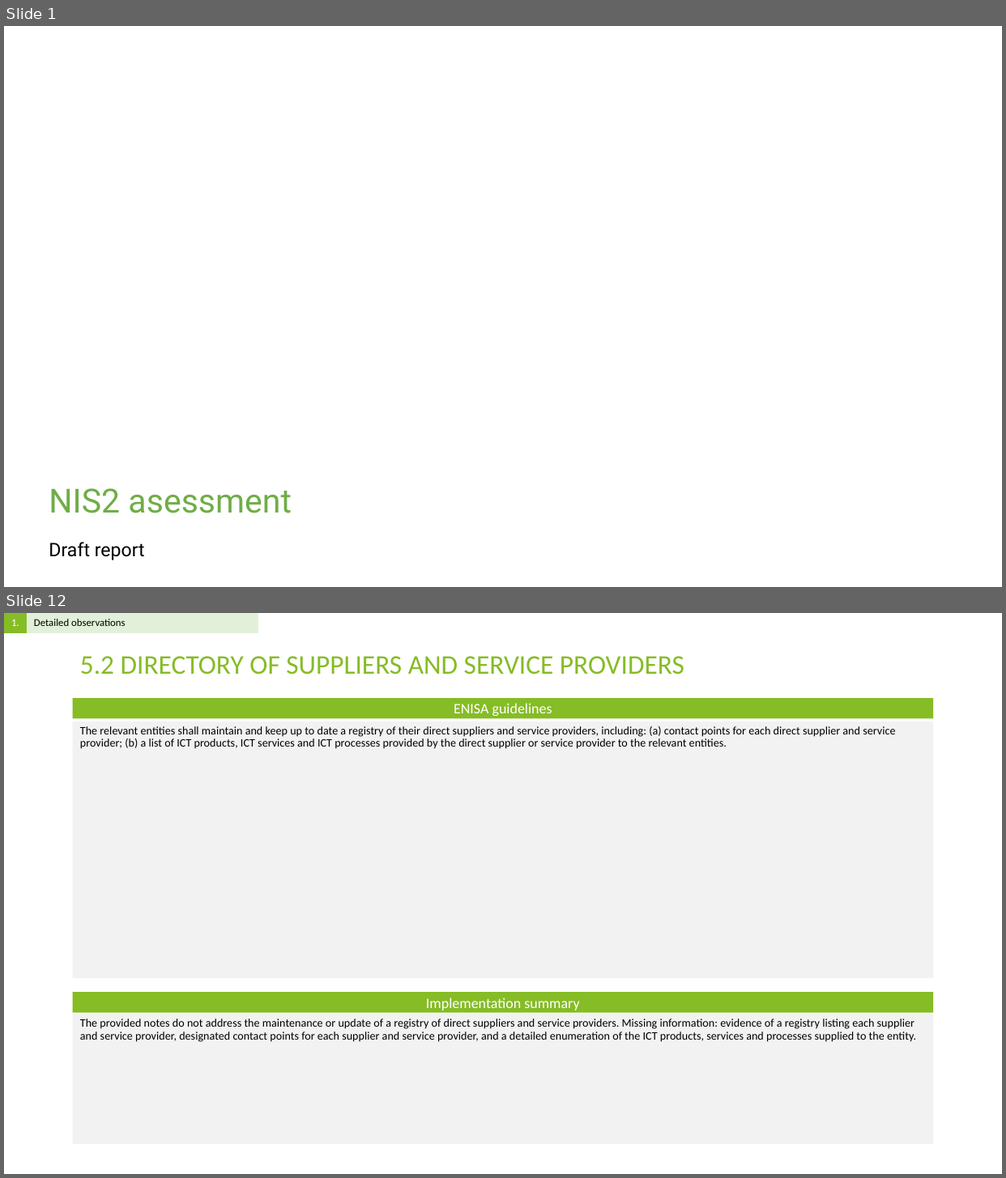
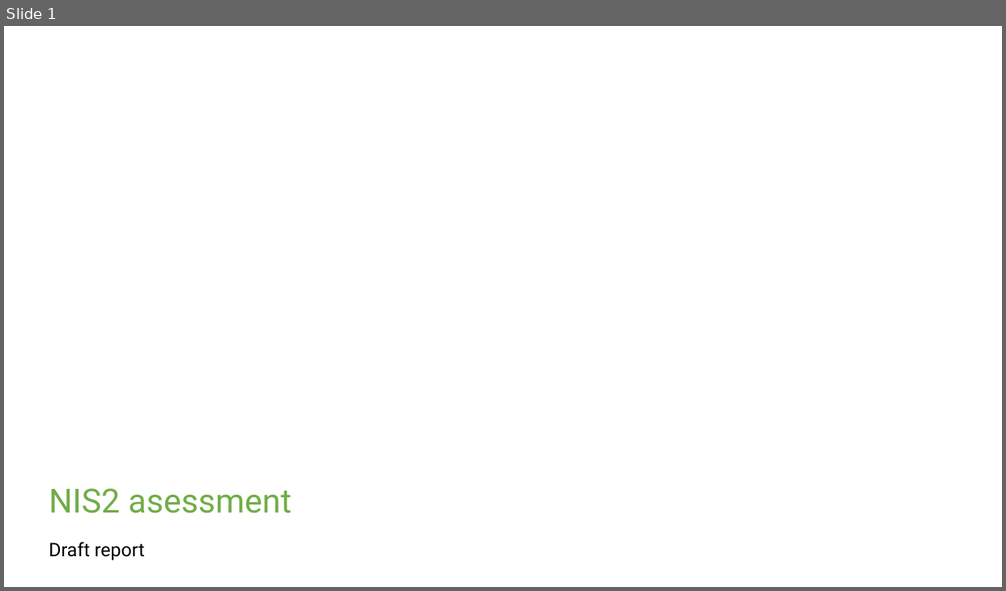
Before and after one commit to Rokas01/tprm, a slide deck: filename.pptx. Shown one above the other, each under a label of ours: slides 1 and 12 before the commit, slide 1 after it; the slides between them are not shown. The pictures are 1006x1178 and 1006x591 pixels, drawn with LibreOffice and Linux fonts; fonts in the diff are those of the drawing; background and template pictures are left out. Boxes give left, top, right and bottom in pixels: in the first picture for what was removed or moved away, otherwise in the second. Text is boxed around its words. In the diff, an @@ line names an element or a change of style, - is before the commit and + after.

```diff
--- a/filename.pptx
+++ b/filename.pptx
@@ slide 12 removed at <box>4,613,1002,1174</box>, background #FFFFFF @@
@@ table removed at <box>4,613,258,633</box>, 1 rows, 2 columns @@
-1. | Detailed observations
@@ title removed at <box>80,656,684,675</box> @@
-5.2 DIRECTORY OF SUPPLIERS AND SERVICE PROVIDERS
@@ rectangle removed at <box>73,698,934,719</box> @@
-ENISA guidelines
@@ text removed at <box>73,722,934,979</box> @@
-The relevant entities shall maintain and keep up to date a registry of their direct suppliers and service providers, including: (a) contact points for each direct supplier and service provider; (b) a list of ICT products, ICT services and ICT processes provided by the direct supplier or service provider to the relevant entities.
@@ rectangle removed at <box>73,993,934,1013</box> @@
-Implementation summary
@@ text removed at <box>73,1014,934,1144</box> @@
-The provided notes do not address the maintenance or update of a registry of direct suppliers and service providers. Missing information: evidence of a registry listing each supplier and service provider, designated contact points for each supplier and service provider, and a detailed enumeration of the ICT products, services and processes supplied to the entity.
```
Also in this commit, not shown: 4 slides changed, 21 other slides removed, 1 other file.
